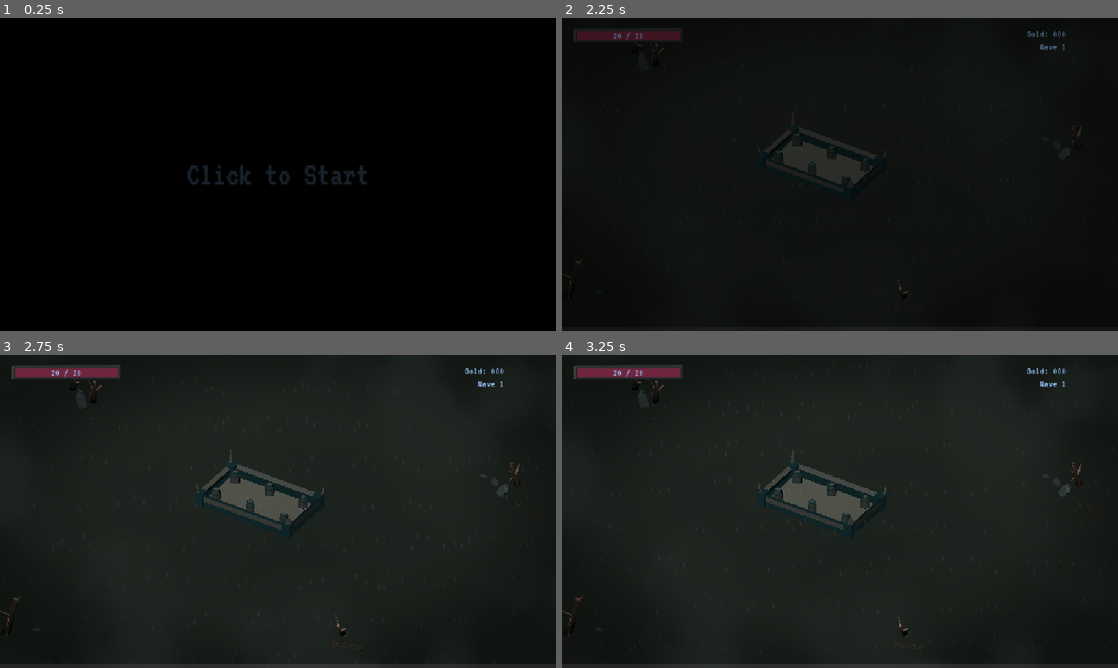
Above: before the commit, frames 1-4 (two rows, left to right).
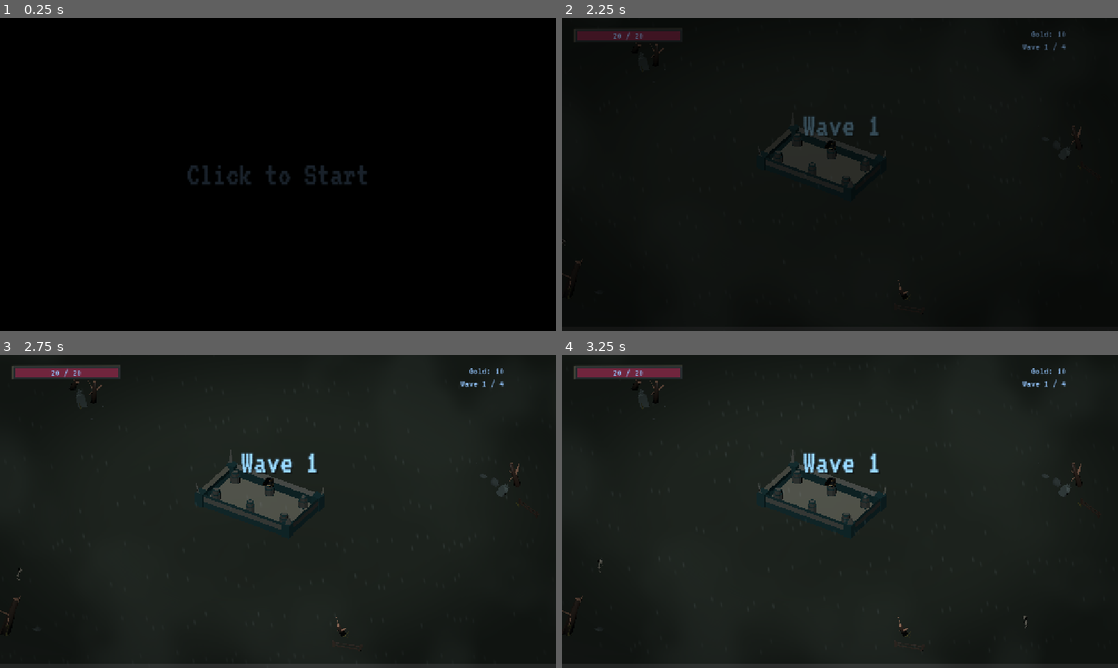
Above: after the commit, the same moments.

Repository: JeremyMarkWilcox/Tower-Defense
Game: Godot game, scene res://core/ui/boot.tscn
The game is run twice, just before and just after one commit, with the same random seed, the same clock (stepped at 60 frames per second) and the same inputs. Sound files missing from this copy of the repository are replaced by a short silence.
Inputs (mouse positions are in pixels of both pictures, inside the frame that each line leads up to):
- Up to frame 1 (0.25 s): no input
- Up to frame 2 (2.25 s): tap Enter at 0.5 s; move the mouse to (962, 158) at 0.52 s; hold Right (ui_right) 0.53-1.28 s; hold Space (thread_cut) 0.53-1.28 s; click (962, 158) at 0.67 s; move the mouse to (728, 190) at 1.27 s; hold Down (ui_down) 1.28-2.03 s; tap E (thread_next) at 1.35 s; click (728, 190) at 1.42 s; move the mouse to (895, 105) at 2.02 s; hold Right (ui_right) from 2.03 s (still down); hold Q (thread_prev) from 2.03 s (still down); click (895, 105) at 2.17 s
- Up to frame 3 (2.75 s): keep holding Right (ui_right); keep holding Q (thread_prev)
- Up to frame 4 (3.25 s): tap Space (thread_cut) at 2.75 s; move the mouse to (812, 574) at 2.77 s; release Right (ui_right) at 2.78 s; release Q (thread_prev) at 2.78 s; hold Up (ui_up) from 2.78 s (still down); tap R at 2.85 s; click (812, 574) at 2.92 s

Frame 1 is identical in both runs. In frame 2, 0.5% of the frame differs, in the area x 0-91%, y 4-73%; in frame 3, 0.6%; in frame 4, 0.6%, in the area x 6-91%, y 4-88%.
Error before the commit: Parse Error: Preload file "res://game/data/towers/tower.tscn" does not exist. (res://game/stronghold/stronghold.gd:8)

Commit message:
Added build and upgrade tower panels

Diff:
--- a/game/data/towers/towers/tower.gd
+++ b/game/data/towers/towers/tower.gd
@@ -42,9 +42,9 @@
 			targetEnemy = null
 			return
 	#aiming logic
-	direction = (targetEnemy.global_position - global_position) * -1
-	var target_angle := atan2(-direction.x, -direction.z)
-	rotation.y = lerp_angle(rotation.y, target_angle, 0.1)
+		direction = targetEnemy.global_position - global_position
+	var target_angle := atan2(-direction.x, -direction.z)  # points -Z (the front) at the target
+	global_rotation.y = lerp_angle(global_rotation.y, target_angle, 0.1)
 	#shooting logic
 	if (targetEnemy):
 		if (shoot_timer.is_stopped()):
--- a/game/data/towers/towers/towerdata.gd
+++ b/game/data/towers/towers/towerdata.gd
@@ -53,13 +53,9 @@
 	]
 	return matching_array[type][level]
 
-func get_shot_particle(type: int, level: int) -> PackedScene:
-	var matching_array := [
-		[basiclvl_1, basiclvl_1, basiclvl_1],
-		[firelvl_1, firelvl_1, firelvl_1],
-		[icelvl_1, icelvl_1, icelvl_1]
-	]
-	return matching_array[type][level]
+func get_shot_particle(_type: int, _level: int) -> PackedScene:
+	return standard_shoot  # one shared muzzle flash for now
+
 
 func get_bullet_mesh(type: int, level: int) -> PackedScene:
 	var matching_array := [
--- a/game/game/game.tscn
+++ b/game/game/game.tscn
@@ -21,7 +21,10 @@
 [ext_resource type="PackedScene" uid="uid://dfad8mr7np0na" path="res://game/threads/signal_threads/signal_system.tscn" id="11_7l47o"]
 [ext_resource type="Script" uid="uid://t5dtitkv78yy" path="res://game/managers/hint_manager.gd" id="19_jhnov"]
 [ext_resource type="Resource" uid="uid://dxbta4cne2rrk" path="res://game/data/waves/unique_waves/wave_04.tres" id="21_caicf"]
+[ext_resource type="PackedScene" uid="uid://b0ihbus3uvtu0" path="res://game/ui/tower_ui/tower_build_panel.tscn" id="23_wgsev"]
+[ext_resource type="PackedScene" uid="uid://bj22qet8voik5" path="res://game/ui/tower_ui/tower_upgrade_panel.tscn" id="25_jhnov"]
 [ext_resource type="PackedScene" uid="uid://cg50601ef7udl" path="res://game/ui/hints/HintCard.tscn" id="26_7l47o"]
+[ext_resource type="Script" uid="uid://co5qb4iuc1pgj" path="res://game/ui/tower_ui/tower_menus.gd" id="26_ropga"]
 [ext_resource type="PackedScene" uid="uid://trtw8x206jx5" path="res://game/ui/hud/hud.tscn" id="27_caicf"]
 
 [sub_resource type="ShaderMaterial" id="ShaderMaterial_4cobl"]
@@ -177,8 +180,24 @@
 stronghold = NodePath("../../World/Environment/Stronghold")
 wave_manager = NodePath("../../Managers/WaveManager")
 
+[node name="TowerMenus" type="Node" parent="UI" unique_id=1342853690 node_paths=PackedStringArray("stronghold", "build_panel", "upgrade_panel")]
+script = ExtResource("26_ropga")
+stronghold = NodePath("../../World/Environment/Stronghold")
+build_panel = NodePath("../TowerBuildPanel")
+upgrade_panel = NodePath("../TowerUpgradePanel")
+
+[node name="TowerBuildPanel" parent="UI" unique_id=501736015 node_paths=PackedStringArray("stronghold", "gold_manager") instance=ExtResource("23_wgsev")]
+visible = false
+stronghold = NodePath("../../World/Environment/Stronghold")
+gold_manager = NodePath("../../Managers/GoldManager")
+
 [node name="HintCard" parent="UI" unique_id=342804509 instance=ExtResource("26_7l47o")]
 visible = false
+
+[node name="TowerUpgradePanel" parent="UI" unique_id=1564997350 node_paths=PackedStringArray("stronghold", "gold_manager") instance=ExtResource("25_jhnov")]
+visible = false
+stronghold = NodePath("../../World/Environment/Stronghold")
+gold_manager = NodePath("../../Managers/GoldManager")
 
 [editable path="World/Environment/Stronghold"]
 [editable path="World/Environment/Stronghold/stronghold_base"]
--- a/game/stronghold/stronghold.gd
+++ b/game/stronghold/stronghold.gd
@@ -3,34 +3,37 @@
 
 signal health_changed(current: int, maximum: int)
 signal destroyed
-@export var towerdata: Resource
+signal socket_clicked(socket: TowerSocket)
+
+const TOWER_SCENE := preload("uid://hfqj55tjn8l8")  # towers/towers/tower.tscn
+
+@export var towerdata: TowerData
 @export_range(1, 10000) var max_health := 20
-const towerScene = preload("res://game/data/towers/tower.tscn")
+## The node holding the TowerSocket children.
+@export var sockets_root: Node3D
+## A free tower built when the run starts. -1 = start with nothing.
+@export var starting_tower_type := 0
+@export var starting_socket := 1
 
 var health := 0
+var sockets: Array[TowerSocket] = []
+## type * 10 + level per socket, or -1 if empty. Kept for anything that reads it.
+var loadout: Array[int] = []
+
 var _is_destroyed := false
 
-var loadout: Array[int] = [11, 00, 00, 00, 00, 00]
-var towerPositions: Array[Vector3] = []
 
 func _ready() -> void:
 	health = max_health
+	for child in sockets_root.get_children():
+		var socket := child as TowerSocket
+		if socket:
+			sockets.append(socket)
+			loadout.append(-1)
+			socket.clicked.connect(func(s: TowerSocket) -> void: socket_clicked.emit(s))
+	if starting_tower_type >= 0 and starting_socket < sockets.size():
+		build_tower(sockets[starting_socket], starting_tower_type, 0)
 
-
-	var cx := position.x
-	var cy := position.y
-	var cz := position.z
-
-	towerPositions = [
-		Vector3(cx + 6, cy, cz + .5),
-		Vector3(cx + 1.5, cy, cz + 1.5),
-		Vector3(cx - 3, cy, cz + 2.5),
-		Vector3(cx - 5.4, cy, cz + 4.2),
-		Vector3(cx - 1.0, cy, cz + 3.4),
-		Vector3(cx + 3.3, cy, cz + 2.3)
-	]
-
-	change_tower(0, 0, 0)
 
 func take_damage(amount: int) -> void:
 	if Debug.stronghold_invincible:
@@ -43,26 +46,28 @@
 		_is_destroyed = true
 		destroyed.emit()
 
-func change_tower(slot: int, type: int, level: int) -> void:
-	var newTower := towerScene.instantiate()
+## Builds a tower on a socket, replacing any tower already there.
+## Doesn't touch gold; the shop checks and spends before calling this.
+func build_tower(socket: TowerSocket, type: int, level: int) -> void:
+	if socket.tower:
+		socket.tower.queue_free()
 
-	# Set position and stats
-	newTower.position = towerPositions[slot]
-	newTower.twrDamage = towerdata.damageData[type][level]
-	newTower.twrFireRate = towerdata.fireRateData[type][level]
-	newTower.type = type
-	newTower.level = level
-	newTower.twrHitParticle = towerdata.get_hit_particle(type, level)
+	var tower := TOWER_SCENE.instantiate()
+	tower.tower_data = towerdata
+	tower.type = type
+	tower.level = level
+	tower.twrDamage = towerdata.damageData[type][level]
+	tower.twrFireRate = towerdata.fireRateData[type][level]
+	tower.twrBulletSpeed = towerdata.bulletSpeedData[type][level]
+	tower.twrHitParticle = towerdata.get_hit_particle(type, level)
+	tower.twrShotParticle = towerdata.get_shot_particle(type, level)
+	socket.build_point.add_child(tower)
 
-	# 1. Add the tower to the scene tree first
-	add_child(newTower)
+	var model := towerdata.get_mesh(type, level).instantiate() as Node3D
+	model.rotation.y = PI
+	tower.add_child(model)
 
-	# 2. Grab the .glb PackedScene from your resource data
-	@warning_ignore("untyped_declaration")
-	var glb_scene = towerdata.get_mesh(type, level)
-	@warning_ignore("untyped_declaration")
-	var glb_instance = glb_scene.instantiate()
-	glb_instance.position = Vector3.ZERO
-	glb_instance.rotation.y = deg_to_rad(180)
-	newTower.add_child(glb_instance)
-	loadout[slot] = (type * 10) + level
+	socket.tower = tower
+	socket.tower_type = type
+	socket.tower_level = level
+	loadout[sockets.find(socket)] = type * 10 + level
--- a/game/stronghold/stronghold.tscn
+++ b/game/stronghold/stronghold.tscn
@@ -5,10 +5,10 @@
 [ext_resource type="PackedScene" uid="uid://drxix2qq7vrcp" path="res://assets/3d_art/stronghold/stronghold_base.glb" id="2_b8jds"]
 [ext_resource type="PackedScene" uid="uid://caeloa1nngu3c" path="res://game/stronghold/tower_socket.tscn" id="3_b46vg"]
 
-
-[node name="StrongholdHolder" type="Node3D" unique_id=2125922311]
+[node name="StrongholdHolder" type="Node3D" unique_id=2125922311 node_paths=PackedStringArray("sockets_root")]
 script = ExtResource("1_3cre5")
 towerdata = ExtResource("2_3ms5n")
+sockets_root = NodePath("Sockets")
 
 [node name="stronghold_base" parent="." unique_id=25793128 instance=ExtResource("2_b8jds")]
 
--- /dev/null
+++ b/game/stronghold/tower_socket.gd
@@ -0,0 +1,38 @@
+class_name TowerSocket
+extends Node3D
+## One build spot on the Stronghold. Reports clicks; the Stronghold and shop decide what happens.
+
+signal clicked(socket: TowerSocket)
+
+@export var build_point: Marker3D
+@export var click_area: Area3D
+## Optional: shown while the mouse is over this socket (e.g. a glowing ring).
+@export var hover_visual: Node3D
+
+var tower: Node3D  # the tower built here, or null
+var tower_type := -1
+var tower_level := -1
+
+
+func _ready() -> void:
+	click_area.input_ray_pickable = true
+	click_area.mouse_entered.connect(_set_hover.bind(true))
+	click_area.mouse_exited.connect(_set_hover.bind(false))
+	click_area.input_event.connect(_on_input_event)
+	_set_hover(false)
+
+
+func is_empty() -> bool:
+	return tower == null
+
+
+func _set_hover(value: bool) -> void:
+	if hover_visual:
+		hover_visual.visible = value
+
+
+func _on_input_event(_camera: Node, event: InputEvent, _position: Vector3,
+		_normal: Vector3, _shape_idx: int) -> void:
+	var click := event as InputEventMouseButton
+	if click and click.pressed and click.button_index == MOUSE_BUTTON_LEFT:
+		clicked.emit(self)
--- a/game/stronghold/tower_socket.tscn
+++ b/game/stronghold/tower_socket.tscn
@@ -1,18 +1,38 @@
 [gd_scene format=3 uid="uid://caeloa1nngu3c"]
 
 [ext_resource type="PackedScene" uid="uid://y6owkn5m8su0" path="res://assets/3d_art/stronghold/tower_socket.glb" id="1_oy5ou"]
+[ext_resource type="Script" uid="uid://conpuonu51t4j" path="res://game/stronghold/tower_socket.gd" id="1_wwi2b"]
 
 [sub_resource type="CylinderShape3D" id="CylinderShape3D_ra2i3"]
 radius = 0.8
 
-[node name="TowerSocket" type="Node3D" unique_id=1883056460]
+[sub_resource type="StandardMaterial3D" id="StandardMaterial3D_g4gaj"]
+shading_mode = 0
+albedo_color = Color(0.5921569, 1, 1, 1)
+
+[sub_resource type="TorusMesh" id="TorusMesh_ra2i3"]
+material = SubResource("StandardMaterial3D_g4gaj")
+inner_radius = 0.7
+outer_radius = 0.85
+
+[node name="TowerSocket" type="Node3D" unique_id=1883056460 node_paths=PackedStringArray("build_point", "click_area", "hover_visual")]
+script = ExtResource("1_wwi2b")
+build_point = NodePath("BuildPoint")
+click_area = NodePath("ClickArea")
+hover_visual = NodePath("HoverRing")
 
 [node name="tower_socket" parent="." unique_id=1541132017 instance=ExtResource("1_oy5ou")]
 
 [node name="BuildPoint" type="Marker3D" parent="." unique_id=125162564]
+transform = Transform3D(1, 0, 0, 0, 1, 0, 0, 0, 1, 0, 0.94418144, 0)
 
 [node name="ClickArea" type="Area3D" parent="." unique_id=309150489]
 
 [node name="CollisionShape3D" type="CollisionShape3D" parent="ClickArea" unique_id=1916211524]
 transform = Transform3D(1, 0, 0, 0, 1, 0, 0, 0, 1, 0, 0.42805147, 0)
 shape = SubResource("CylinderShape3D_ra2i3")
+
+[node name="HoverRing" type="MeshInstance3D" parent="." unique_id=654797165]
+transform = Transform3D(1, 0, 0, 0, 1, 0, 0, 0, 1, 0, 1.0156622, 0)
+visible = false
+mesh = SubResource("TorusMesh_ra2i3")
--- a/game/ui/tower_ui/tower_build_panel.tscn
+++ b/game/ui/tower_ui/tower_build_panel.tscn
@@ -1,9 +1,10 @@
 [gd_scene format=3 uid="uid://b0ihbus3uvtu0"]
 
 [ext_resource type="Theme" uid="uid://docepy01vs1ci" path="res://assets/theme/tower-defense_theme.tres" id="1_mn7y1"]
+[ext_resource type="Script" uid="uid://d1p7yp5iyfvo2" path="res://game/ui/tower_ui/tower_shop.gd" id="2_t5nre"]
 
-[node name="TowerBuildPanel" type="PanelContainer" unique_id=501736015]
-custom_minimum_size = Vector2(350, 0)
+[node name="TowerBuildPanel" type="PanelContainer" unique_id=501736015 node_paths=PackedStringArray("title_label", "build_buttons", "close_button")]
+custom_minimum_size = Vector2(500, 550)
 anchors_preset = 6
 anchor_left = 1.0
 anchor_top = 0.5
@@ -16,12 +17,18 @@
 grow_horizontal = 0
 grow_vertical = 2
 theme = ExtResource("1_mn7y1")
+script = ExtResource("2_t5nre")
+title_label = NodePath("MarginContainer/VBoxContainer/Title")
+build_buttons = [NodePath("MarginContainer/VBoxContainer/CannonOption/BuildButton"), NodePath("MarginContainer/VBoxContainer/FireOption/BuildButton"), NodePath("MarginContainer/VBoxContainer/IceOption/BuildButton")]
+close_button = NodePath("MarginContainer/VBoxContainer/CloseButton")
 
 [node name="MarginContainer" type="MarginContainer" parent="." unique_id=1788028315]
 layout_mode = 2
 
 [node name="VBoxContainer" type="VBoxContainer" parent="MarginContainer" unique_id=1027164169]
 layout_mode = 2
+size_flags_horizontal = 4
+size_flags_vertical = 4
 offset_transform_enabled = true
 
 [node name="Title" type="Label" parent="MarginContainer/VBoxContainer" unique_id=324086139]
@@ -67,6 +74,7 @@
 theme_type_variation = &"HeaderLabel"
 text = "Cannon"
 horizontal_alignment = 1
+vertical_alignment = 1
 
 [node name="Description" type="Label" parent="MarginContainer/VBoxContainer/CannonOption/Info/Details" unique_id=138536943]
 custom_maximum_size = Vector2(750, 750)
--- /dev/null
+++ b/game/ui/tower_ui/tower_menus.gd
@@ -0,0 +1,41 @@
+class_name TowerMenus
+extends Node
+## Routes socket clicks: empty sockets open the build panel, built ones the upgrade panel.
+
+@export var stronghold: Stronghold
+@export var build_panel: TowerBuildPanel
+@export var upgrade_panel: TowerUpgradePanel
+
+var _hidden_panel: TowerPanel  # a panel tucked away while a hint or pause menu is up
+
+
+func _ready() -> void:
+	stronghold.socket_clicked.connect(_on_socket_clicked)
+	MenuManager.menu_opened.connect(_on_menu_opened)
+	MenuManager.menu_closed.connect(_on_menu_closed)
+
+
+func _on_socket_clicked(socket: TowerSocket) -> void:
+	var panel: TowerPanel = build_panel if socket.is_empty() else upgrade_panel
+	var other: TowerPanel = upgrade_panel if panel == build_panel else build_panel
+	other.close()
+	if panel.visible and panel.socket == socket:
+		panel.close()  # same socket clicked again: close it
+	else:
+		panel.open_for(socket)
+
+
+func _on_menu_opened(_menu: BaseMenu) -> void:
+	for panel: TowerPanel in [build_panel, upgrade_panel]:
+		if panel.visible:
+			_hidden_panel = panel
+			panel.hide()  # hide only; it keeps its socket so it can come back
+
+
+func _on_menu_closed(_menu: BaseMenu) -> void:
+	if MenuManager.is_menu_open() or _hidden_panel == null:
+		return  # still under another menu (e.g. Pause -> Settings), wait for the last one
+	var panel := _hidden_panel
+	_hidden_panel = null
+	if is_instance_valid(panel.socket):
+		panel.open_for(panel.socket)  # also refreshes, in case gold changed meanwhile
--- /dev/null
+++ b/game/ui/tower_ui/tower_panel.gd
@@ -0,0 +1,42 @@
+class_name TowerPanel
+extends Control
+## Shared base for the tower panels: holds the socket, refreshes when gold changes,
+## and closes on Esc or the Close button. Doesn't pause the game.
+
+@export var stronghold: Stronghold
+@export var gold_manager: GoldManager
+@export var close_button: Button
+
+var socket: TowerSocket
+
+
+func _ready() -> void:
+	hide()
+	gold_manager.gold_changed.connect(func(_gold: int) -> void:
+		if visible:
+			_refresh())
+	if close_button:
+		close_button.pressed.connect(close)
+
+
+func open_for(target: TowerSocket) -> void:
+	socket = target
+	show()
+	_refresh()
+
+
+func close() -> void:
+	socket = null
+	hide()
+
+
+func _input(event: InputEvent) -> void:
+	# _input runs before the pause handler, so Esc closes the panel instead of pausing.
+	if visible and event.is_action_pressed("ui_cancel"):
+		close()
+		get_viewport().set_input_as_handled()
+
+
+## Each panel fills in its own labels and buttons.
+func _refresh() -> void:
+	pass
--- /dev/null
+++ b/game/ui/tower_ui/tower_shop.gd
@@ -0,0 +1,28 @@
+class_name TowerBuildPanel
+extends TowerPanel
+## Shown for an empty socket: one Build button per tower type.
+
+@export var title_label: Label
+## Same order as TowerData's rows: Cannon, Fire, Ice.
+@export var build_buttons: Array[Button] = []
+
+
+func _ready() -> void:
+	super()
+	for i in build_buttons.size():
+		build_buttons[i].pressed.connect(_on_build_pressed.bind(i))
+
+
+func _refresh() -> void:
+	for i in build_buttons.size():
+		var cost: int = stronghold.towerdata.costData[i][0]
+		build_buttons[i].text = "Build - %d" % cost
+		build_buttons[i].disabled = not gold_manager.can_afford(cost)
+
+
+func _on_build_pressed(type: int) -> void:
+	if socket == null or not socket.is_empty():
+		return
+	if gold_manager.try_spend(stronghold.towerdata.costData[type][0]):
+		stronghold.build_tower(socket, type, 0)
+		close()
--- /dev/null
+++ b/game/ui/tower_ui/tower_upgrade_panel.gd
@@ -0,0 +1,44 @@
+class_name TowerUpgradePanel
+extends TowerPanel
+## Shown for a socket with a tower: its level, damage now and next, and an Upgrade button.
+
+@export var title_label: Label
+@export var stats_label: Label
+@export var upgrade_button: Button
+@export var tower_names: Array[String] = ["Cannon", "Fire", "Ice"]
+
+
+func _ready() -> void:
+	super()
+	upgrade_button.pressed.connect(_on_upgrade_pressed)
+
+
+func _refresh() -> void:
+	if socket == null or socket.is_empty():
+		return
+	var data := stronghold.towerdata
+	var type := socket.tower_type
+	var level := socket.tower_level
+	var max_level: int = data.costData[type].size() - 1
+	title_label.text = "%s - Level %d" % [tower_names[type], level + 1]
+
+	if level >= max_level:
+		stats_label.text = "Damage %d" % data.damageData[type][level]
+		upgrade_button.text = "Max Level"
+		upgrade_button.disabled = true
+		return
+
+	stats_label.text = "Damage %d -> %d" % [data.damageData[type][level], data.damageData[type][level + 1]]
+	var cost: int = data.costData[type][level + 1]
+	upgrade_button.text = "Upgrade - %d" % cost
+	upgrade_button.disabled = not gold_manager.can_afford(cost)
+
+
+func _on_upgrade_pressed() -> void:
+	if socket == null or socket.is_empty():
+		return
+	var type := socket.tower_type
+	var next := socket.tower_level + 1
+	if gold_manager.try_spend(stronghold.towerdata.costData[type][next]):
+		stronghold.build_tower(socket, type, next)
+		_refresh()  # stay open to show the new level
--- /dev/null
+++ b/game/ui/tower_ui/tower_upgrade_panel.tscn
@@ -0,0 +1,62 @@
+[gd_scene format=3 uid="uid://bj22qet8voik5"]
+
+[ext_resource type="Theme" uid="uid://docepy01vs1ci" path="res://assets/theme/tower-defense_theme.tres" id="1_ptrbw"]
+[ext_resource type="Script" uid="uid://cj1j6fufnthmy" path="res://game/ui/tower_ui/tower_upgrade_panel.gd" id="2_ptrbw"]
+
+[node name="TowerBuildPanel" type="PanelContainer" unique_id=501736015 node_paths=PackedStringArray("title_label", "stats_label", "upgrade_button", "close_button")]
+custom_minimum_size = Vector2(350, 0)
+anchors_preset = 6
+anchor_left = 1.0
+anchor_top = 0.5
+anchor_right = 1.0
+anchor_bottom = 0.5
+offset_left = -460.0
+offset_top = -261.5
+offset_right = -42.0
+offset_bottom = 261.5
+grow_horizontal = 0
+grow_vertical = 2
+theme = ExtResource("1_ptrbw")
+script = ExtResource("2_ptrbw")
+title_label = NodePath("MarginContainer/VBoxContainer/Title")
+stats_label = NodePath("MarginContainer/VBoxContainer/Stats")
+upgrade_button = NodePath("MarginContainer/VBoxContainer/UpgradeButton")
+close_button = NodePath("MarginContainer/VBoxContainer/CloseButton")
+
+[node name="MarginContainer" type="MarginContainer" parent="." unique_id=1788028315]
+layout_mode = 2
+
+[node name="VBoxContainer" type="VBoxContainer" parent="MarginContainer" unique_id=1027164169]
+layout_mode = 2
+offset_transform_enabled = true
+
+[node name="Title" type="Label" parent="MarginContainer/VBoxContainer" unique_id=324086139]
+layout_mode = 2
+size_flags_horizontal = 4
+size_flags_vertical = 0
+theme_type_variation = &"TitleLabel"
+text = "Upgrade Tower"
+
+[node name="Stats" type="Label" parent="MarginContainer/VBoxContainer" unique_id=138280038]
+layout_mode = 2
+text = "Stats:"
+horizontal_alignment = 1
+
+[node name="Spacer2" type="Label" parent="MarginContainer/VBoxContainer" unique_id=1201733396]
+layout_mode = 2
+
+[node name="UpgradeButton" type="Button" parent="MarginContainer/VBoxContainer" unique_id=1088909369]
+layout_mode = 2
+size_flags_horizontal = 4
+size_flags_vertical = 4
+text = "Upgrade Tower"
+
+[node name="Spacer" type="Label" parent="MarginContainer/VBoxContainer" unique_id=258870319]
+layout_mode = 2
+
+[node name="CloseButton" type="Button" parent="MarginContainer/VBoxContainer" unique_id=1987900665]
+layout_mode = 2
+size_flags_horizontal = 4
+size_flags_vertical = 4
+offset_transform_enabled = true
+text = "Close"
Not shown, added: game/stronghold/tower_socket.gd.uid
Not shown: 1 places in game/ui/tower_ui/tower_build_panel.tscn that only renumber resources
Not shown, added: game/ui/tower_ui/tower_menus.gd.uid
Not shown, added: game/ui/tower_ui/tower_panel.gd.uid
Not shown, added: game/ui/tower_ui/tower_shop.gd.uid
Not shown, added: game/ui/tower_ui/tower_upgrade_panel.gd.uid
Not shown, added: game/ui/tower_ui/tower_upgrade_panel.tscn11210192077.tmp
Not shown, added: game/ui/tower_ui/tower_upgrade_panel.tscn11222682020.tmp
Not shown, added: game/ui/tower_ui/tower_upgrade_panel.tscn11233307061.tmp
